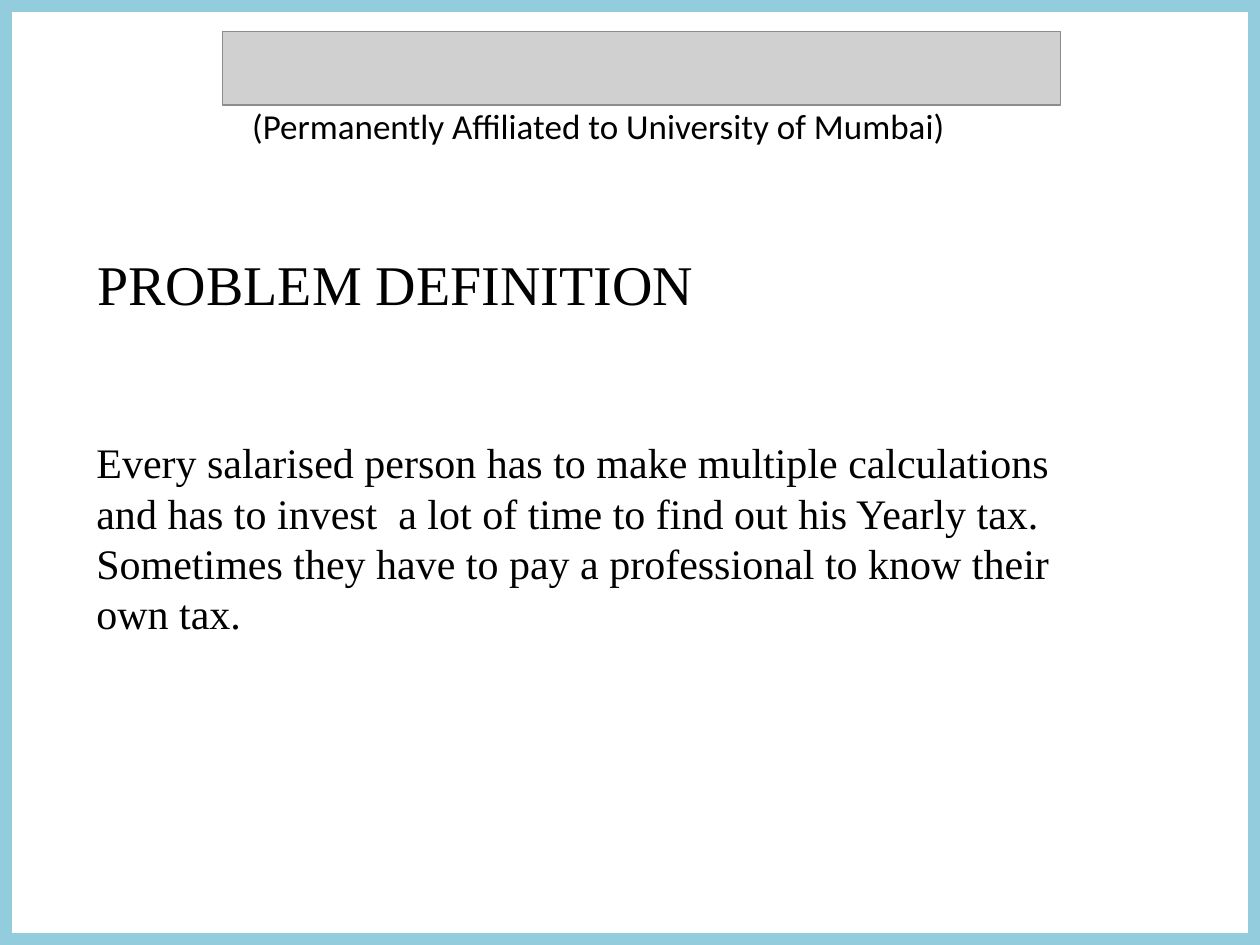
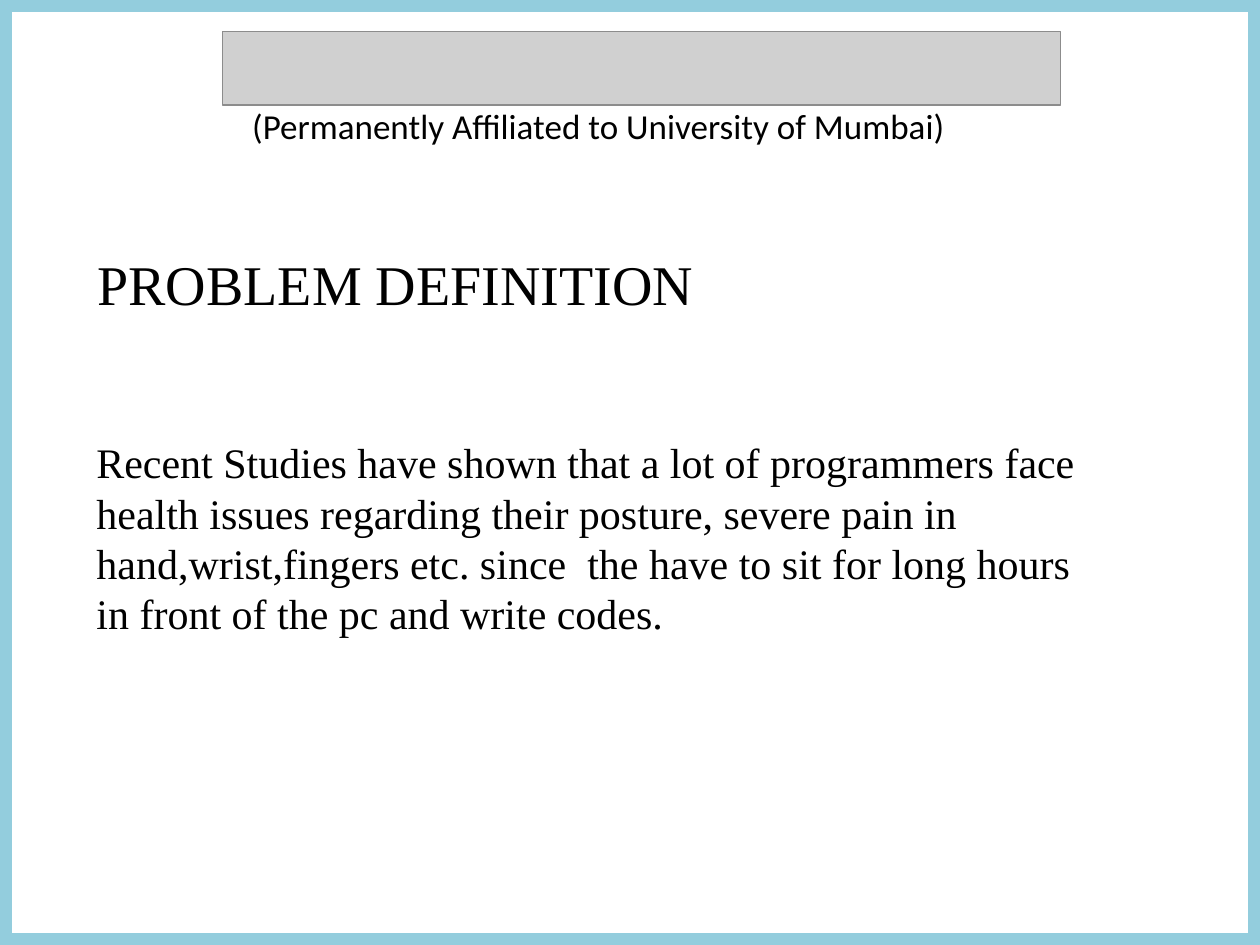
Before and after one commit to ASSASSIN21r/Speech-to-code, a slide deck: slide 5 of SPEECHTOCODECONVERTOR.pptx. Drawn at 1260x945 pixels with LibreOffice and Linux fonts; fonts in the diff are those of the drawing; grey boxes stand for pictures. Boxes give left, top, right and bottom in pixels: in the first picture for what was removed or moved away, otherwise in the second. Text is boxed around its words. In the diff, an @@ line names an element or a change of style, - is before the commit and + after.

```diff
--- a/SPEECHTOCODECONVERTOR.pptx
+++ b/SPEECHTOCODECONVERTOR.pptx
@@ text at (x1=96, y1=448, x2=1075, y2=638): text changed @@
-Every salarised person has to make multiple calculations and has to invest a lot of time to find out his Yearly tax. Sometimes they have to pay a professional to know their own tax.
+Recent Studies have shown that a lot of programmers face health issues regarding their posture, severe pain in hand,wrist,fingers etc. since the have to sit for long hours in front of the pc and write codes.
```
Also in this commit, not shown: 6 other slides changed.
